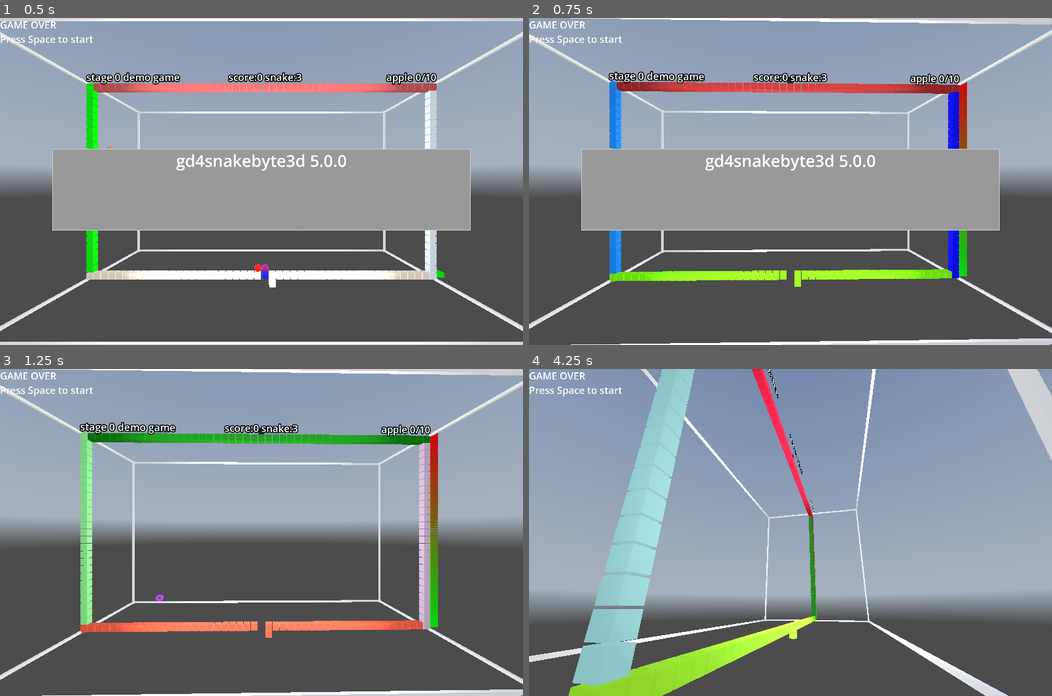
Above: before the commit, frames 1-4 (two rows, left to right).
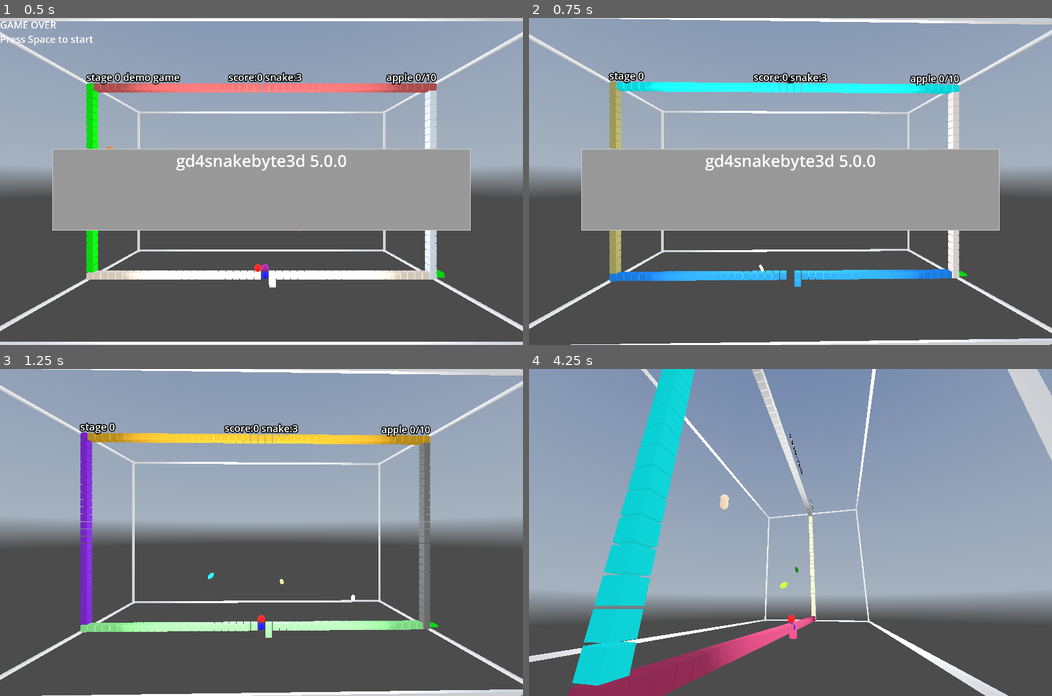
Above: after the commit, the same moments.

Repository: kasworld/gd4snakebyte3d
Game: Godot game, scene res://main.tscn
Two runs of this game, one before a commit and one after it. Both use one fixed random seed, a clock stepped at 60 frames per second and the inputs below. A sky picture missing from this copy of the repository is replaced by a grey-blue gradient.
Inputs (mouse positions are in pixels of both pictures, inside the frame that each line leads up to):
- Up to frame 1 (0.5 s): no input
- Up to frame 2 (0.75 s): tap Space at 0.5, 0.6 s; move the mouse to (905, 165) at 0.52 s; hold Right from 0.53 s (still down); click (905, 165) at 0.67 s
- Up to frame 3 (1.25 s): keep holding Right; tap Space at 0.77, 1.07 s
- Up to frame 4 (4.25 s): tap Space at 1.25, 1.52, 1.55, 1.82, 2, 2.3, 2.75, 3.02, 3.05, 3.32, 3.5, 3.6, 3.77, 4.07 s; move the mouse to (685, 548) at 1.27 s; release Right at 1.28 s; hold Down 1.28-2.03 s; tap Q at 1.35 s; move the mouse to (842, 460) at 2.02 s; hold Right 2.03-2.78 s; tap E at 2.1 s; move the mouse to (764, 597) at 2.77 s; hold Up 2.78-3.53 s; tap Enter at 2.85 s; click (764, 597) at 2.92 s; move the mouse to (947, 581) at 3.52 s; hold Left from 3.53 s (still down)

Frame 1 is identical in both runs. In frame 2, 6.0% of the frame differs, in the area x 0-84%, y 1-83%; in frame 3, 7.5%; in frame 4, 12%, in the area x 0-55%, y 0-100%.

Commit message:
SBStage to SnakeByte game

Diff:
--- a/main.gd
+++ b/main.gd
@@ -47,47 +47,39 @@
 	$GlassCabinet.get_camera_light().make_current()
 	snakebyte_demo($GlassCabinet)
 
-var stage :SBStage
+var snake_byte_game :SnakeByte
 var game_info :Dictionary
 func snakebyte_demo(gc :GlassCabinet) -> void:
 	#gc.get_camera_light().get_light().visible = false
 	gc.show_wall_box(false)
 	#gc.lights.set_light_energy(10, BitFlag.MakeFilledFlags( $GlassCabinet.lights.get_size() ))
-	new_snakebytegame()
-func update_label() -> void:
+	snake_byte_game = preload("res://snake_byte/snake_byte.tscn").instantiate(
+		).init(gc.cabinet_size)
+	gc.add_child(snake_byte_game)
+	snake_byte_game.game_ended.connect(game_ended)
+	snake_byte_game.score_changed.connect(score_changed)
+	new_snakebytegame(true)
+
+func new_snakebytegame(demo_mode :bool) -> void:
+	game_info = {
+		"score" : 0,
+		"snake" : SnakeByte.SnakeLife,
+		"stage_number" : 0,
+		"demo_mode" : demo_mode,
+	}
 	if game_info.demo_mode:
 		$"왼쪽패널/Label".text = "GAME OVER\nPress Space to start"
 	else:
 		$"왼쪽패널/Label".text = ""
+	snake_byte_game.new_game(game_info)
 
-func new_snakebytegame() -> void:
-	game_info = {
-		"score" : 0,
-		"snake" : SBStage.SnakeLife,
-		"stage_number" : 0,
-		"demo_mode" : true,
-	}
-	update_label()
-	start_stage()
-func start_stage() -> void:
-	if stage != null :
-		stage.queue_free()
-	stage = preload("res://snake_byte/stage.tscn").instantiate().init(WorldSize, game_info)
-	add_child(stage)
-	stage.connect("stage_cleared", stage_cleared)
-	stage.connect("snake_dead", snake_dead)
-func stage_cleared() -> void:
-	game_info.stage_number +=1
-	start_stage()
-func snake_dead() -> void:
-	if game_info.snake > 0:
-		stage.new_snake()
-	else:
-		game_info.demo_mode = true
-		new_snakebytegame()
+func score_changed(score :float) -> void:
+	pass
+
+func game_ended(game :SnakeByte) -> void:
+	new_snakebytegame(true)
 func end_demo_start_game() -> void:
-	game_info.demo_mode = false
-	new_snakebytegame()
+	new_snakebytegame(false)
 
 func _process(_delta: float) -> void:
 	var now := Time.get_unix_time_from_system()
--- a/snake_byte/apple/apple.gd
+++ b/snake_byte/apple/apple.gd
@@ -14,8 +14,8 @@
 	$"번호".text = "%d" % number
 	field = f
 	$"모양".mesh.material.albedo_color = NamedColors.random_color()
-	$"모양".mesh.inner_radius = SBStage.tile_size.x /6
-	$"모양".mesh.outer_radius = SBStage.tile_size.x /2
+	$"모양".mesh.inner_radius = SnakeByte.tile_size.x /6
+	$"모양".mesh.outer_radius = SnakeByte.tile_size.x /2
 	$"모양".rotation.z = randf_range(-PI,PI)
 	rotate_v = randf_range(-5,5)
 
@@ -31,7 +31,7 @@
 	return pos2d
 
 func get_pos3d() -> Vector3:
-	return SBStage.pos2d_to_pos3d(pos2d.x, pos2d.y)
+	return SnakeByte.pos2d_to_pos3d(pos2d.x, pos2d.y)
 
 func delete() -> void:
 	var old = field.del_at(pos2d)
--- a/snake_byte/plum/plum.gd
+++ b/snake_byte/plum/plum.gd
@@ -22,8 +22,8 @@
 	pos2d = p2d
 	move_dir = d
 	$"모양".mesh.material.albedo_color = NamedColors.random_color()
-	$"모양".mesh.radius = SBStage.tile_size.x/4
-	$"모양".mesh.height = SBStage.tile_size.y
+	$"모양".mesh.radius = SnakeByte.tile_size.x/4
+	$"모양".mesh.height = SnakeByte.tile_size.y
 	$"모양".rotation.x = randf_range(-PI,PI)
 	$"이동모양".mesh = $"모양".mesh
 	rotate_v = randf_range(-5,5)
@@ -39,13 +39,13 @@
 	$"이동모양".rotation = $"모양".rotation
 	var vt2 := pos2d - old_pos2d
 	$"이동모양".position = lerp(
-		Vector3( SBStage.tile_size.x * -vt2.x,SBStage.tile_size.y * -vt2.y, 0),
+		Vector3( SnakeByte.tile_size.x * -vt2.x,SnakeByte.tile_size.y * -vt2.y, 0),
 		Vector3.ZERO,
-		(Time.get_unix_time_from_system() - old_pos_time)/SBStage.FrameTime,
+		(Time.get_unix_time_from_system() - old_pos_time)/SnakeByte.FrameTime,
 		)
 
 func get_pos3d() -> Vector3:
-	return SBStage.pos2d_to_pos3d(pos2d.x, pos2d.y)
+	return SnakeByte.pos2d_to_pos3d(pos2d.x, pos2d.y)
 
 func field_get(pos :Vector2i, d :Dir8Lib.Dir):
 	return field.get_at(pos + Dir8Lib.Dir2Vt[d] )
--- a/snake_byte/snake/snake.gd
+++ b/snake_byte/snake/snake.gd
@@ -23,12 +23,12 @@
 	astar_grid = astar_grid_a
 
 	var mesh := SphereMesh.new()
-	mesh.radius = SBStage.tile_size.x /2
-	mesh.height = SBStage.tile_size.y
+	mesh.radius = SnakeByte.tile_size.x /2
+	mesh.height = SnakeByte.tile_size.y
 	mesh.material = MultiMeshShape.make_color_material()
-	var pos := SBStage.pos2d_to_pos3d( SBWalls.FieldSize.x/2,SBWalls.FieldSize.y)
+	var pos := SnakeByte.pos2d_to_pos3d( SBWalls.FieldSize.x/2,SBWalls.FieldSize.y)
 	$Body.init_with_color_mesh(mesh, SBWalls.FieldSize.x*SBWalls.FieldSize.y/2, 1.0,  pos)
-	dest_body_len = SBStage.SnakeLenStart
+	dest_body_len = SnakeByte.SnakeLenStart
 	pos2d_list.append(SBWalls.StartPos)
 	is_alive = true
 	cmd_queue = []
@@ -53,7 +53,7 @@
 	var headpos := get_next_head_pos()
 	var headthings = field.get_at(headpos)
 	if headthings is SBApple:
-		dest_body_len += SBStage.SankeLenInc
+		dest_body_len += SnakeByte.SankeLenInc
 		eat_apple.emit(headpos)
 	elif headthings is SBGoal:
 		reach_goal.emit()
@@ -67,7 +67,7 @@
 	astar_grid.set_point_solid(headpos)
 	$Body.set_visible_count(pos2d_list.size())
 	for i in pos2d_list.size():
-		$Body.set_inst_position(i, SBStage.pos2d_to_pos3d(pos2d_list[i].x,pos2d_list[i].y))
+		$Body.set_inst_position(i, SnakeByte.pos2d_to_pos3d(pos2d_list[i].x,pos2d_list[i].y))
 	$Body.set_gradient_color_all(Color.RED, Color.BLUE)
 
 func get_next_head_pos() -> Vector2i:
--- a/snake_byte/stage.gd
+++ b/snake_byte/snake_byte.gd
@@ -1,5 +1,5 @@
 extends Node3D
-class_name SBStage
+class_name SnakeByte
 
 static var cabinet_size :Vector3
 static var tile_size :Vector3
@@ -15,8 +15,8 @@
 		snappedi( (pos.y + cabinet_size.y/2 - tile_size.y/2) / tile_size.y ,1 ),
 	)
 
-signal stage_cleared()
-signal snake_dead()
+signal score_changed(점수 :float)
+signal game_ended(game :SnakeByte)
 
 static var FrameTime := 0.2 # second
 static var SnakeLenStart := 12
@@ -32,14 +32,6 @@
 var game_info :Dictionary
 var field :PlacedThings
 var astar_grid :AStarGrid2D
-func init_astar_grid() -> void:
-	astar_grid = AStarGrid2D.new()
-	astar_grid.region = Rect2i( Vector2i(0,0), SBWalls.FieldSize)
-	astar_grid.diagonal_mode = AStarGrid2D.DIAGONAL_MODE_NEVER
-	astar_grid.default_estimate_heuristic = AStarGrid2D.HEURISTIC_MANHATTAN
-	astar_grid.default_compute_heuristic = AStarGrid2D.HEURISTIC_MANHATTAN
-	astar_grid.update()
-
 
 var plum_list :Array
 var apple_make_count :int
@@ -50,7 +42,7 @@
 var gauge :MultiMeshShape
 
 func _to_string() -> String:
-	return "SBStage%d %s" % [game_info]
+	return "SnakeByte%d %s" % [game_info]
 func update_info() -> void:
 	$AppleInfo.text = "apple %d/%d" % [apple_eat_count, apple_end_count]
 	$SnakeInfo.text = "score:%d snake:%d" % [game_info.score, game_info.snake]
@@ -59,10 +51,9 @@
 		demomode = "demo game"
 	$StageInfo.text = "stage %d %s" % [game_info.stage_number, demomode]
 
-func init(sz :Vector3, gameinfo :Dictionary) -> SBStage:
+func init(sz :Vector3) -> SnakeByte:
 	cabinet_size = sz
 	tile_size = Vector3(cabinet_size.x / SBWalls.FieldSize.x, cabinet_size.y / SBWalls.FieldSize.y, cabinet_size.y / SBWalls.FieldSize.y )
-	game_info = gameinfo
 
 	$StageInfo.position = pos2d_to_pos3d(0, SBWalls.FieldSize.y, tile_size.z)
 	$SnakeInfo.position = pos2d_to_pos3d(SBWalls.FieldSize.x / 2, SBWalls.FieldSize.y, tile_size.z)
@@ -70,18 +61,33 @@
 	$StageInfo.pixel_size = tile_size.y /24
 	$SnakeInfo.pixel_size = tile_size.y /24
 	$AppleInfo.pixel_size = tile_size.y /24
-	update_info()
-	$FrameTimer.wait_time = SBStage.FrameTime
-	apple_end_count = SBStage.AppleCountPerStage
+	$FrameTimer.wait_time = SnakeByte.FrameTime
 
 	gauge = preload("res://multi_mesh_shape/multi_mesh_shape.tscn").instantiate(
-		).init_bar_gauge_y(SBStage.EatStepOverLimit, Vector3(tile_size.x, cabinet_size.y, tile_size.z), Color.GREEN, Color.RED)
+		).init_bar_gauge_y(SnakeByte.EatStepOverLimit, Vector3(tile_size.x, cabinet_size.y, tile_size.z), Color.GREEN, Color.RED)
 	gauge.position = pos2d_to_pos3d(SBWalls.FieldSize.x, 0)
 	add_child(gauge)
+	return self
+
+func new_game(gameinfo :Dictionary) -> void:
+	game_info = gameinfo
+	start_stage()
+
+func start_stage() -> void:
+	update_info()
+	apple_end_count = SnakeByte.AppleCountPerStage
+	field = PlacedThings.new(SBWalls.FieldSize)
+	astar_grid = AStarGrid2D.new()
+	astar_grid.region = Rect2i( Vector2i(0,0), SBWalls.FieldSize)
+	astar_grid.diagonal_mode = AStarGrid2D.DIAGONAL_MODE_NEVER
+	astar_grid.default_estimate_heuristic = AStarGrid2D.HEURISTIC_MANHATTAN
+	astar_grid.default_compute_heuristic = AStarGrid2D.HEURISTIC_MANHATTAN
+	astar_grid.update()
+	$Walls.init(game_info.stage_number, field , astar_grid)
+	field.set_at( SBWalls.StartPos, SBStart.new())
 	new_snake()
-	return self
-
-func new_snake() -> SBStage:
+
+func new_snake() -> SnakeByte:
 	if snake != null :
 		snake.queue_free()
 	for pl in plum_list:
@@ -92,11 +98,7 @@
 
 	snake_step_after_eat = 0
 	apple_make_count = apple_eat_count
-	field = PlacedThings.new(SBWalls.FieldSize)
-	init_astar_grid()
-	$Walls.init(game_info.stage_number, field , astar_grid)
-	field.set_at( SBWalls.StartPos, SBStart.new())
-	for i in SBStage.PlumCount:
+	for i in SnakeByte.PlumCount:
 		add_plum(i)
 	if all_apple_eaten():
 		$Walls.open_goalpos()
@@ -114,7 +116,15 @@
 
 func snake_die() -> void:
 	game_info.snake -= 1
-	snake_dead.emit()
+	if game_info.snake > 0:
+		new_snake()
+	else:
+		game_ended.emit(self)
+
+func snake_reach_goal() -> void:
+	game_info.snake += SnakeLifeIncOnStageClear
+	game_info.stage_number += 1
+	start_stage()
 
 func snake_eat_apple(pos :Vector2i) -> void:
 	var ap = field.get_at(pos)
@@ -122,7 +132,8 @@
 	ap.delete()
 	ap.queue_free()
 	apple_eat_count += 1
-	game_info.score += SBStage.ScorePerApple
+	game_info.score += SnakeByte.ScorePerApple
+	score_changed.emit(game_info.score)
 	snake_step_after_eat = 0
 	update_info()
 	if all_apple_eaten():
@@ -134,9 +145,6 @@
 func all_apple_eaten() -> bool:
 	return apple_eat_count >= apple_end_count
 
-func snake_reach_goal() -> void:
-	game_info.snake += SnakeLifeIncOnStageClear
-	stage_cleared.emit()
 
 func snake_enter_complete() -> void:
 	$Walls.close_startpos()
@@ -163,7 +171,7 @@
 		snake.process_frame()
 		#if not all_apple_eaten():
 		snake_step_after_eat += 1
-		if snake_step_after_eat >= SBStage.EatStepOverLimit:
+		if snake_step_after_eat >= SnakeByte.EatStepOverLimit:
 			handle_stepover()
 		gauge.set_visible_count(snake_step_after_eat)
 	else:
@@ -172,11 +180,11 @@
 func handle_stepover() -> void:
 	snake_step_after_eat = 0
 	if not all_apple_eaten():
-		for i in SBStage.AppleIncOnStepOver:
+		for i in SnakeByte.AppleIncOnStepOver:
 			add_apple()
-		apple_end_count += SBStage.AppleIncOnStepOver
+		apple_end_count += SnakeByte.AppleIncOnStepOver
 		update_info()
-	snake.dest_body_len += SBStage.SankeLenInc
+	snake.dest_body_len += SnakeByte.SankeLenInc
 
 func _on_frame_timer_timeout() -> void:
 	process_frame()
--- a/snake_byte/stage.tscn
+++ b/snake_byte/snake_byte.tscn
@@ -1,12 +1,12 @@
 [gd_scene load_steps=3 format=3 uid="uid://dcp4trrnspr0q"]
 
-[ext_resource type="Script" uid="uid://bl0ir0l2ndush" path="res://snake_byte/stage.gd" id="1_6eo5e"]
-[ext_resource type="PackedScene" uid="uid://dr7etomru4cuy" path="res://snake_byte/walls/walls.tscn" id="2_aees8"]
+[ext_resource type="Script" uid="uid://bl0ir0l2ndush" path="res://snake_byte/snake_byte.gd" id="1_lxyrc"]
+[ext_resource type="PackedScene" uid="uid://dr7etomru4cuy" path="res://snake_byte/walls/walls.tscn" id="2_yqn8k"]
 
 [node name="SnakeByte" type="Node3D"]
-script = ExtResource("1_6eo5e")
+script = ExtResource("1_lxyrc")
 
-[node name="Walls" parent="." instance=ExtResource("2_aees8")]
+[node name="Walls" parent="." instance=ExtResource("2_yqn8k")]
 
 [node name="FrameTimer" type="Timer" parent="."]
 wait_time = 0.2
--- a/snake_byte/walls/walls.gd
+++ b/snake_byte/walls/walls.gd
@@ -35,7 +35,7 @@
 	astar_grid = astar_grid_a
 	wall_list = []
 	var mesh := BoxMesh.new()
-	mesh.size = SBStage.tile_size *0.9
+	mesh.size = SnakeByte.tile_size *0.9
 	mesh.material = MultiMeshShape.make_color_material()
 	$MultiMeshShape.multimesh.instance_count = 0
 	$MultiMeshShape.init_with_color_mesh(mesh, SBWalls.FieldSize.x*SBWalls.FieldSize.y/2)
@@ -65,7 +65,7 @@
 			else:
 				field.set_at(pos, self)
 				astar_grid.set_point_solid(pos)
-			var pos3d := SBStage.pos2d_to_pos3d(pos.x, pos.y)
+			var pos3d := SnakeByte.pos2d_to_pos3d(pos.x, pos.y)
 			$MultiMeshShape.set_inst_position(inst_index, pos3d)
 			$MultiMeshShape.set_inst_color(inst_index, co)
 			inst_index += 1
@@ -77,8 +77,8 @@
 	astar_grid.set_point_solid(pos)
 
 	var tmp := StartPos+Dir8Lib.Dir2Vt[Dir8Lib.Dir.SouthEast]
-	var pos1 := SBStage.pos2d_to_pos3d(tmp.x, tmp.y)
-	var pos2 := SBStage.pos2d_to_pos3d(StartPos.x,StartPos.y)
+	var pos1 := SnakeByte.pos2d_to_pos3d(tmp.x, tmp.y)
+	var pos2 := SnakeByte.pos2d_to_pos3d(StartPos.x,StartPos.y)
 	animate_inst = {
 		"start_time" : Time.get_unix_time_from_system(),
 		"inst_index" : startwall_index,
@@ -93,9 +93,9 @@
 	astar_grid.set_point_solid(pos, false)
 
 	assert(old == self, "invalid goal pos not wall %s %s" % [pos,old])
-	var pos1 := SBStage.pos2d_to_pos3d(GoalPos.x, GoalPos.y)
+	var pos1 := SnakeByte.pos2d_to_pos3d(GoalPos.x, GoalPos.y)
 	var tmp := GoalPos+Dir8Lib.Dir2Vt[Dir8Lib.Dir.NorthWest]
-	var pos2 := SBStage.pos2d_to_pos3d(tmp.x, tmp.y)
+	var pos2 := SnakeByte.pos2d_to_pos3d(tmp.x, tmp.y)
 	animate_inst = {
 		"start_time" : Time.get_unix_time_from_system(),
 		"inst_index" : goalwall_index,
Renamed: snake_byte/stage.gd.uid -> snake_byte/snake_byte.gd.uid
